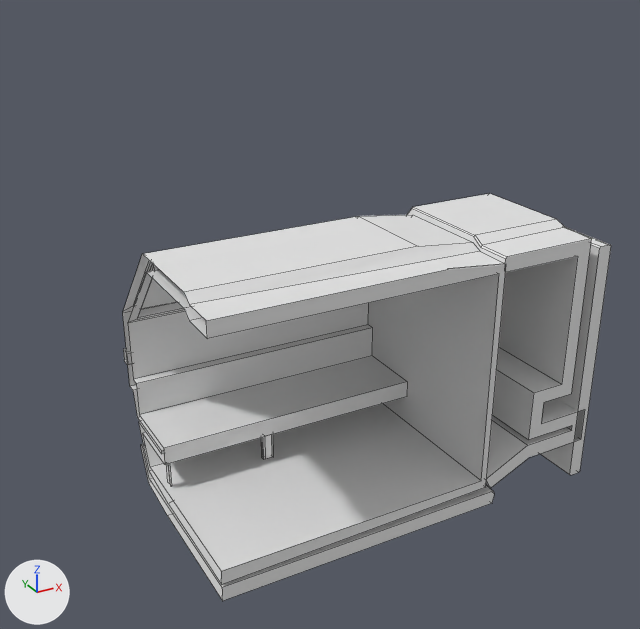
An edit to the FBX model Props/Metro_003.fbx, drawn before and after from the same camera.
Both versions are drawn from a camera (50 mm lens) standing at (-1.47, -14.27, 5.56) and looking at (4.85, -2.78, -0.18). The axes (+X, +Y, +Z) are drawn at lower left. The lights are the same throughout. Mesh edges are drawn as thin lines.

The first picture shows 'Metro.003'.
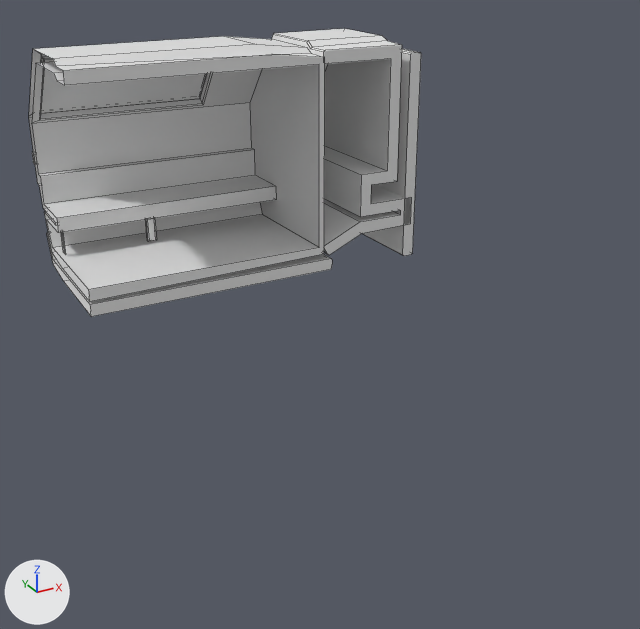
Commit message: Metro Debug

The edits, one by one:
Material 'White' (mat_white) is new.
Its base color is (0.8, 0.8, 0.8) (white #e7e7e7).
me_plane_005 has 294 vertices, 204 faces and spans x -3.05..2.89, y -1.99..1.48, z -2.44..2.29.
me_plane_005 is used by ob_metro_003; location (4.71, -4.09, -0.5).
me_plane_005 part 1: the loose piece of 84 vertices spanning x -3.05..1.07, y -1.99..1.33, z -1.38..2.28 is scaled about the mesh origin by (1.01, 0.865, 0.977), in mat_white (white #e7e7e7).
me_plane_005 part 2: the loose piece of 102 vertices spanning x 1.03..2.81, y -1.99..1.35, z -1.35..2.29 is scaled about the mesh origin by (1.01, 0.865, 0.977), in mat_white (white #e7e7e7).
me_plane_005 part 3: the loose piece of 8 vertices spanning x -2.99..-2.96, y -0.03..0.07, z -1.16..-0.72 is moved by (-0.03, 0.0, 0.02), in mat_white (white #e7e7e7).
me_plane_005 part 4: the loose piece of 16 vertices spanning x -3.05..0.13, y 1.32..1.48, z 0.17..0.38 is scaled about the mesh origin by (1.01, 0.865, 0.977), in mat_white (white #e7e7e7).
me_plane_005 part 5: the loose piece of 24 vertices spanning x -3.05..1.2, y -1.99..1.04, z -1.63..-1.0 is scaled about the mesh origin by (1.01, 0.865, 0.977), in mat_white (white #e7e7e7).
me_plane_005 part 6: the loose piece of 16 vertices spanning x -1.53..-1.37, y -0.03..0.08, z -1.17..-0.73 is moved by (-0.01, 0.0, 0.02), in mat_white (white #e7e7e7).
me_plane_005 part 7: the loose piece of 16 vertices spanning x 2.68..2.89, y -1.99..0.01, z -1.65..2.05 is scaled about the mesh origin by (1.01, 0.865, 0.977), in mat_white (white #e7e7e7).
me_plane_005 part 8: the loose piece of 12 vertices spanning x -2.9..-0.03, y 0.22..1.16, z 1.09..2.1 is scaled about the mesh origin by (1.01, 0.865, 0.977), in mat_white (white #e7e7e7).
me_plane_005 now uses material mat_white (white #e7e7e7).
Object 'Metro.003' (ob_metro_003) moves from (4.71, -4.09, -0.5) to (4.58, 0.21, 1.6).

Boxes [x1, y1, x2, y2] around the edits, measured in the pictures (640 x 629 px; the box of a moved part takes in the faces that stretch with it):
'Metro.003', reshaped, moved (20% narrower, 29% shorter)
    before: [123, 194, 611, 601]
    after: [29, 29, 421, 317]
part 1 of me_plane_005, moved or reshaped
    before: [123, 215, 506, 585]
    after: [29, 36, 325, 302]
part 2 of me_plane_005, moved or reshaped
    before: [407, 194, 591, 488]
    after: [272, 29, 411, 255]
part 3 of me_plane_005, moved or reshaped
    before: [166, 463, 172, 486]
    after: [61, 232, 66, 254]
part 4 of me_plane_005, moved or reshaped
    before: [123, 349, 131, 365]
    after: [32, 152, 37, 164]
part 5 of me_plane_005, moved or reshaped
    before: [141, 444, 494, 601]
    after: [47, 232, 332, 317]
part 6 of me_plane_005, moved or reshaped
    before: [261, 434, 273, 459]
    after: [146, 218, 157, 242]
part 7 of me_plane_005, moved or reshaped
    before: [540, 228, 611, 475]
    after: [362, 49, 421, 256]
part 8 of me_plane_005, moved or reshaped
    before: [142, 279, 177, 309]
    after: [41, 69, 207, 113]
